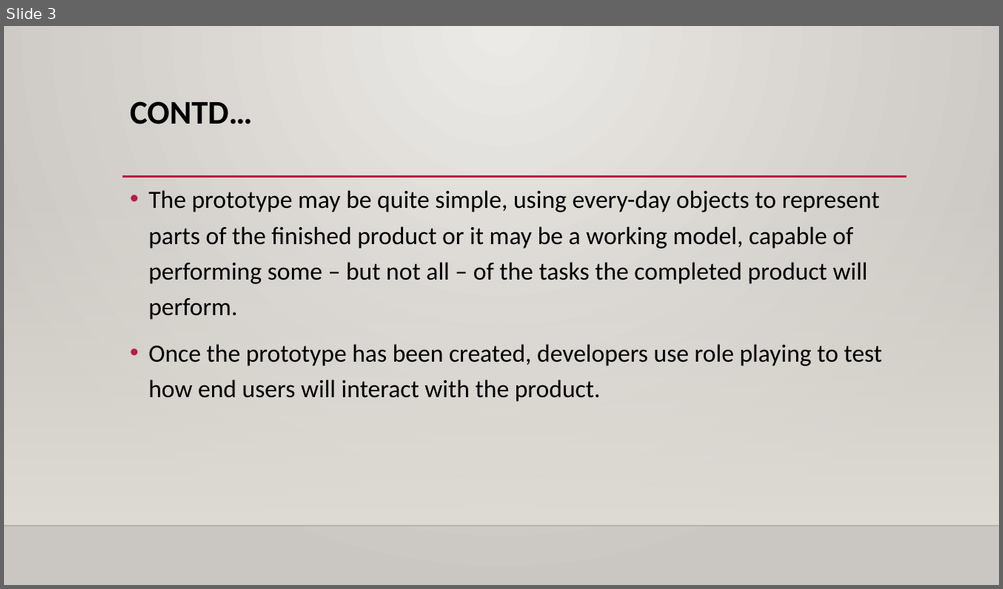
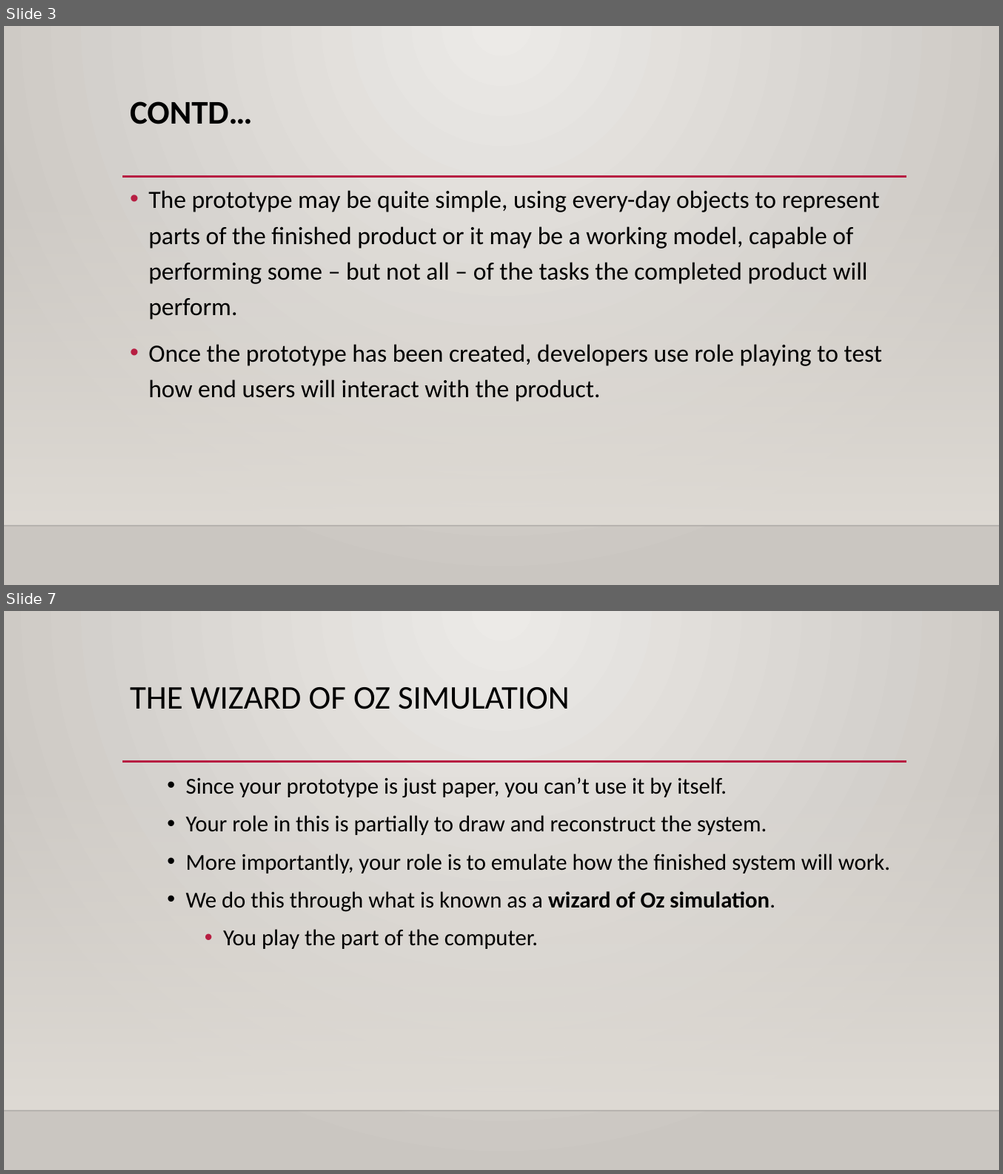
Before and after one commit to binamrathapa/DDOOCP_25A, a slide deck: Note/Prototype.pptx. Shown one above the other, each under a label of ours: slide 3 before the commit, slides 3 and 7 after it; the slides between them are not shown. The pictures are 1003x589 and 1003x1174 pixels, drawn with LibreOffice and Linux fonts; fonts in the diff are those of the drawing; background and template pictures are left out. Boxes give left, top, right and bottom in pixels: in the first picture for what was removed or moved away, otherwise in the second. Text is boxed around its words. In the diff, an @@ line names an element or a change of style, - is before the commit and + after.

Commit message:
add paper prototype

```diff
--- a/Note/Prototype.pptx
+++ b/Note/Prototype.pptx
@@ slide 7 added at [4,611,999,1170], background gradient #ECEAE7 to #CAC7C1; not listed: 3 template elements that a slide beside it also shows @@
@@ title added at [130,687,569,709], 32 pt, text #000000 @@
+THE WIZARD OF OZ SIMULATION
@@ text added at [186,777,890,949], 22 pt, text #000000 @@
+  • Since your prototype is just paper, you can’t use it by itself.
+  • Your role in this is partially to draw and reconstruct the system.
+  • More importantly, your role is to emulate how the finished system will work.
+  • We do this through what is known as a wizard of Oz simulation.
+    • You play the part of the computer.
```
Also in this commit, not shown: 2 slides changed, 6 other slides added, 8 slides removed.
